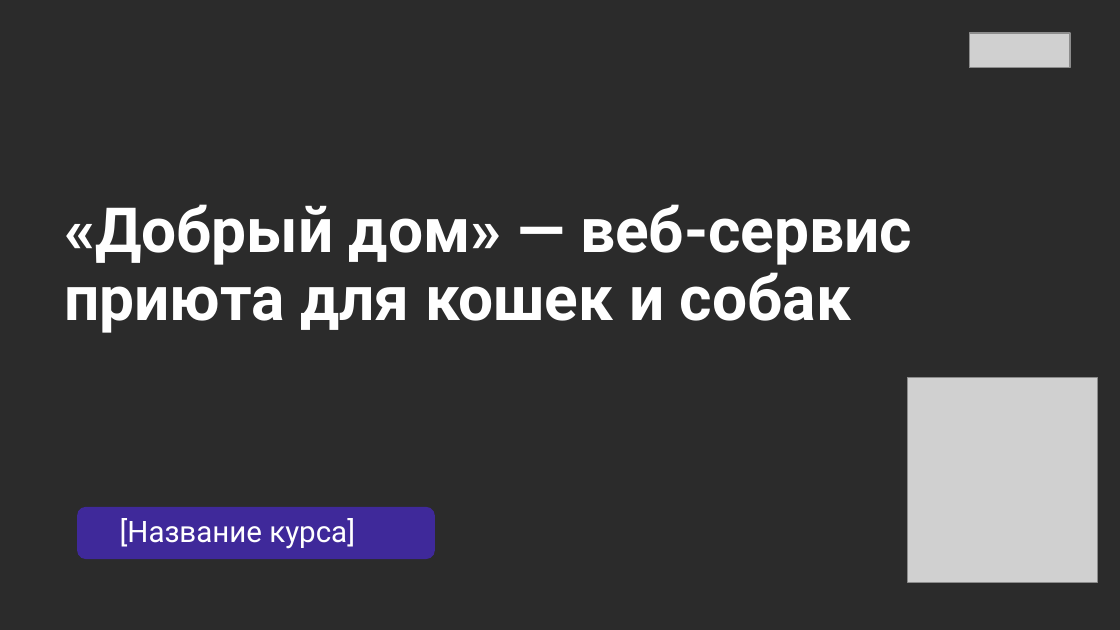
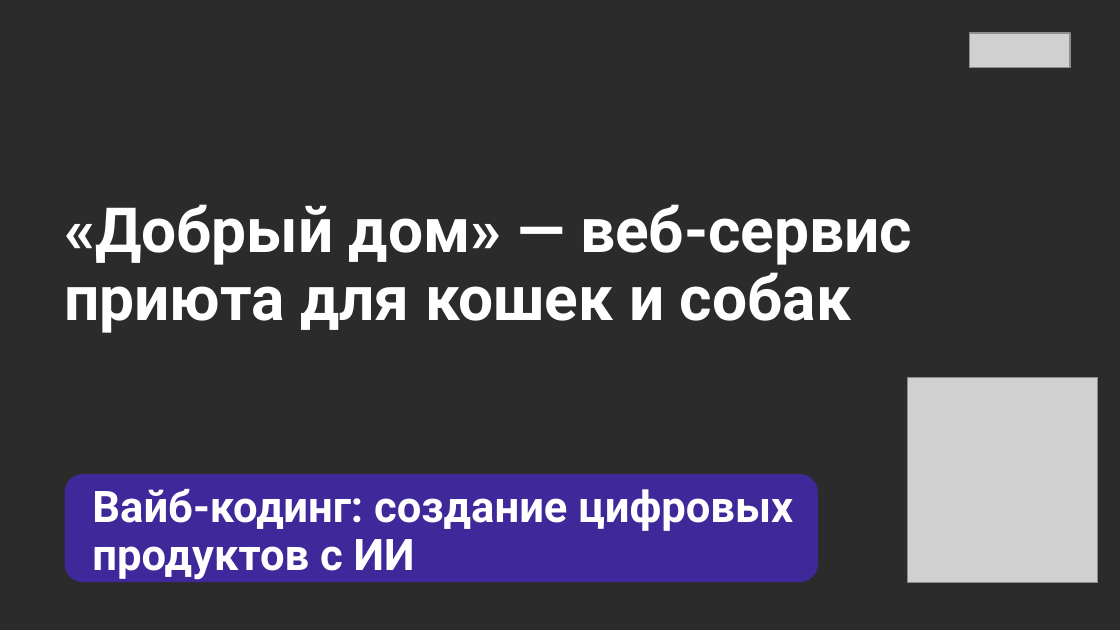
Before and after one commit to VitalyKruk/dobryi-dom, a slide deck: slide 1 of docs/Добрый_дом_Защита_проекта.pptx. Drawn at 1120x630 pixels with LibreOffice and Linux fonts; fonts in the diff are those of the drawing; grey boxes stand for pictures; background and template pictures are left out; a plain dark background stands for a picture behind light text. Boxes give left, top, right and bottom in pixels: in the first picture for what was removed or moved away, otherwise in the second. Text is boxed around its words. In the diff, an @@ line names an element or a change of style, - is before the commit and + after.

```diff
--- a/docs/Добрый_дом_Защита_проекта.pptx
+++ b/docs/Добрый_дом_Защита_проекта.pptx
@@ rounded rectangle resized from (x1=77, y1=507, x2=435, y2=560) to (x1=65, y1=474, x2=818, y2=581) @@
@@ text added at (x1=92, y1=489, x2=793, y2=580), 28 pt, text #FFFFFF, bold @@
+Вайб-кодинг: создание цифровых продуктов с ИИ
@@ text removed at (x1=120, y1=518, x2=355, y2=549) @@
-[Название курса]
```
Also in this commit, not shown: 7 other slides changed.
